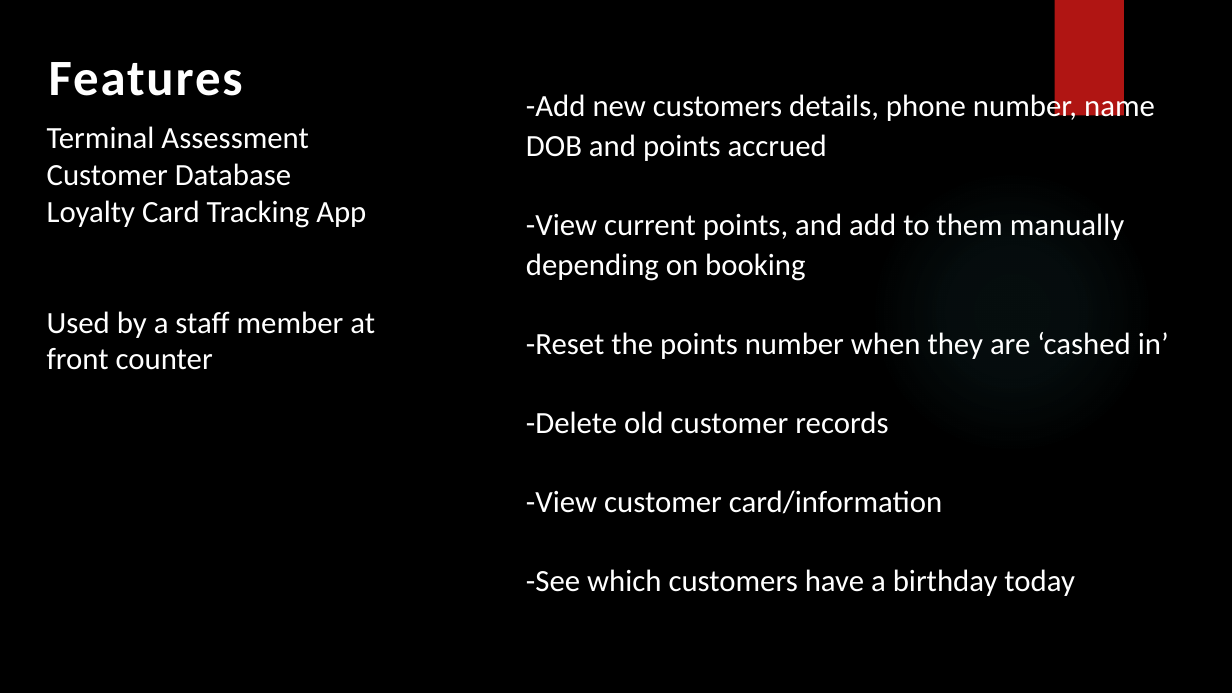
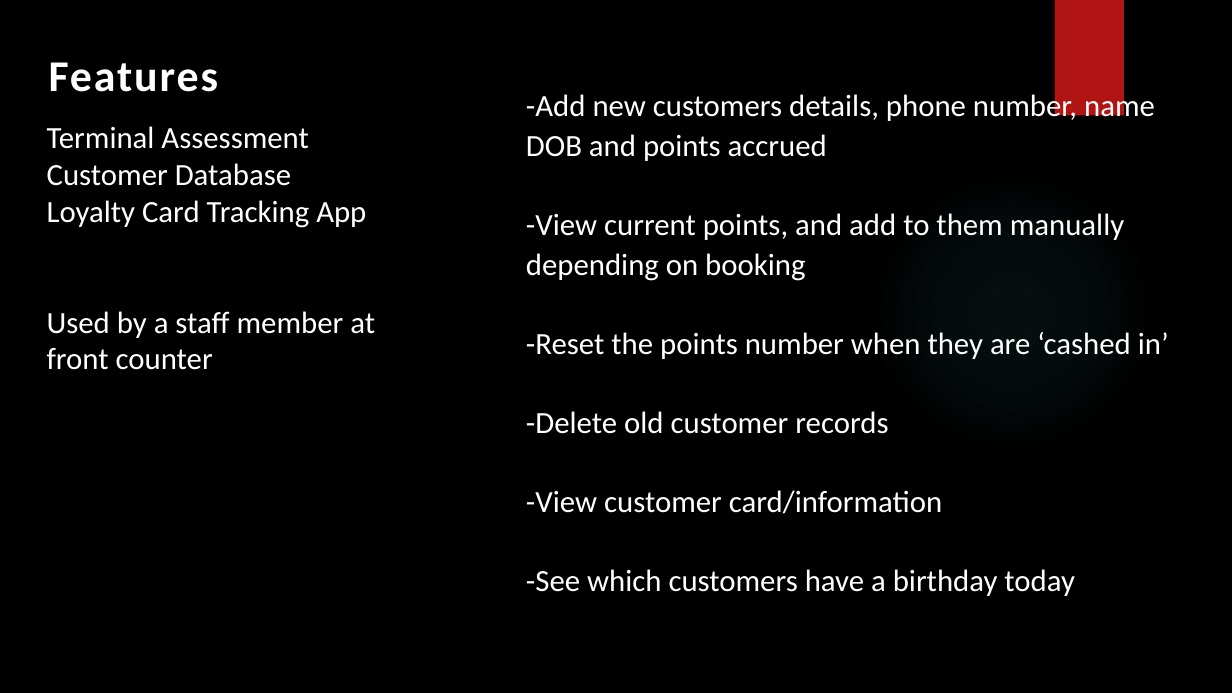
Before and after one commit to russ-13/ruby-terminalApp, a slide deck: slide 2 of ppt/T1A3.pptx. Drawn at 1232x693 pixels with LibreOffice and Linux fonts; fonts in the diff are those of the drawing; background and template pictures are left out. Boxes give left, top, right and bottom in pixels: in the first picture for what was removed or moved away, otherwise in the second. Text is boxed around its words. In the diff, an @@ line names an element or a change of style, - is before the commit and + after.

```diff
--- a/ppt/T1A3.pptx
+++ b/ppt/T1A3.pptx
@@ text "Features" at bbox=[49, 62, 219, 92]: size 39.6 to 34.2 pt @@
```
Also in this commit, not shown: 2 other slides changed, 13 slides added, 1 other file.
